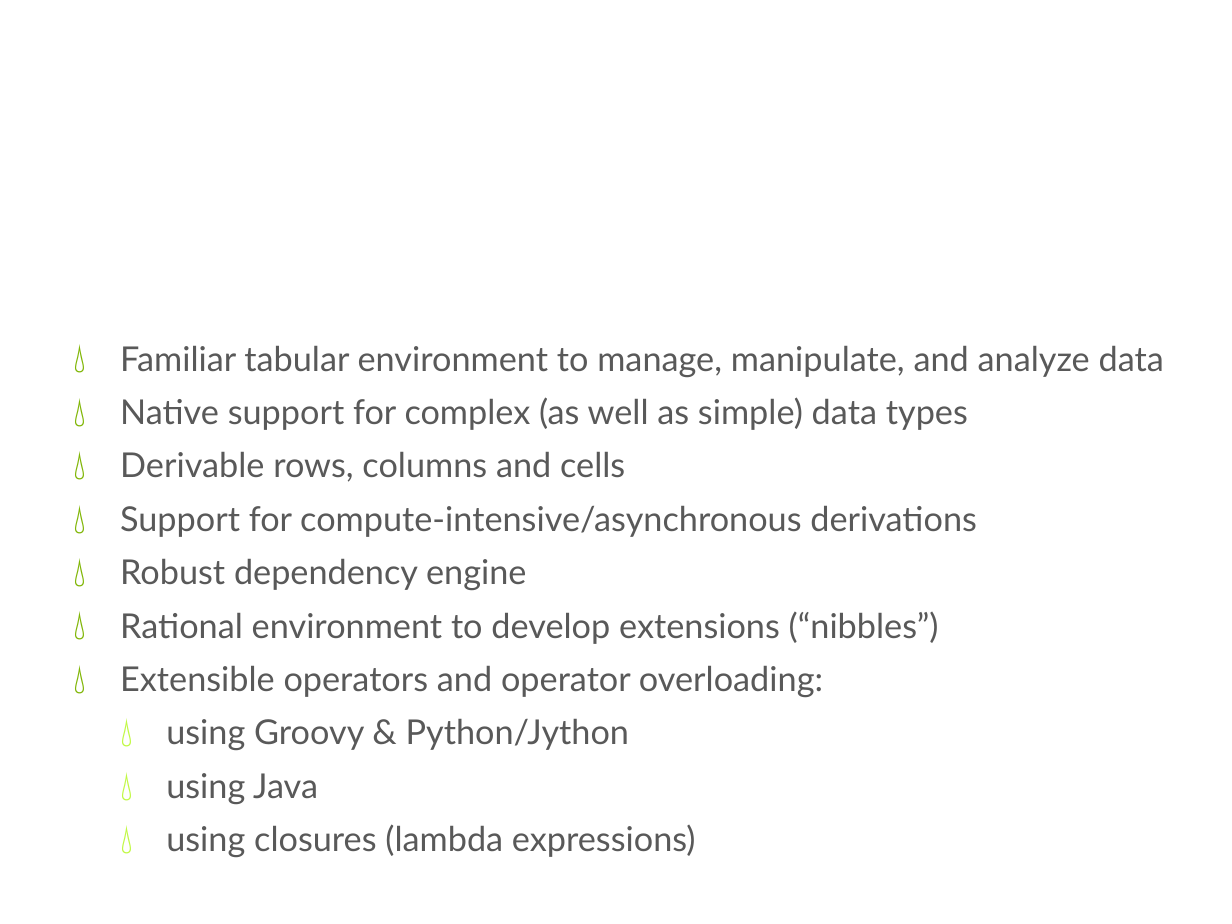
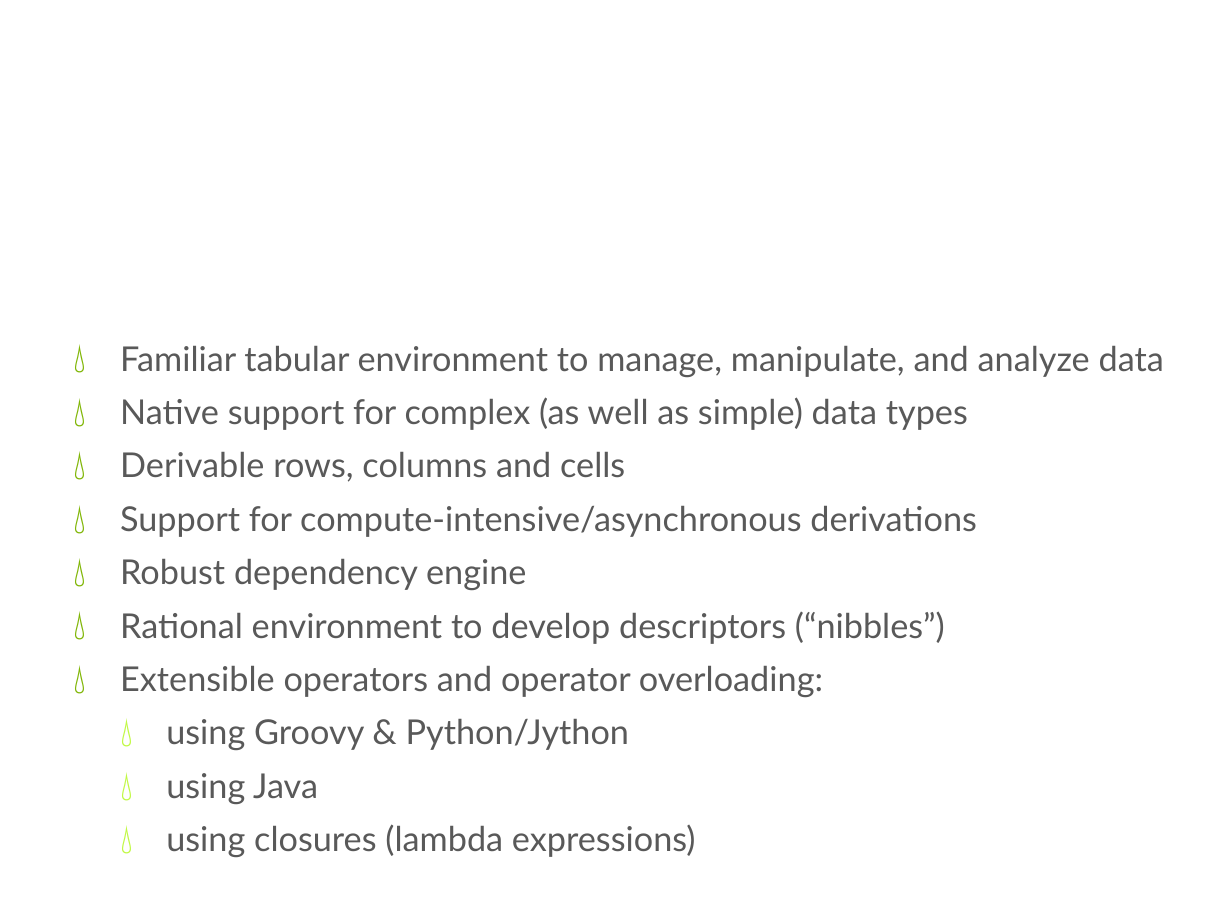
Before and after one commit to cdswindell/tms, a slide deck: slide 4 of doc/TMS Overview.pptx. Drawn at 1232x924 pixels with LibreOffice and Linux fonts; fonts in the diff are those of the drawing; background and template pictures are left out. Boxes give left, top, right and bottom in pixels: in the first picture for what was removed or moved away, otherwise in the second. Text is boxed around its words. In the diff, an @@ line names an element or a change of style, - is before the commit and + after.

```diff
--- a/doc/TMS Overview.pptx
+++ b/doc/TMS Overview.pptx
@@ text at <box>120,611,945,644</box>: text changed @@
-💧 Rational environment to develop extensions (“nibbles”)
+💧 Rational environment to develop descriptors (“nibbles”)
```
Also in this commit, not shown: 4 other slides changed, 9 other files.
